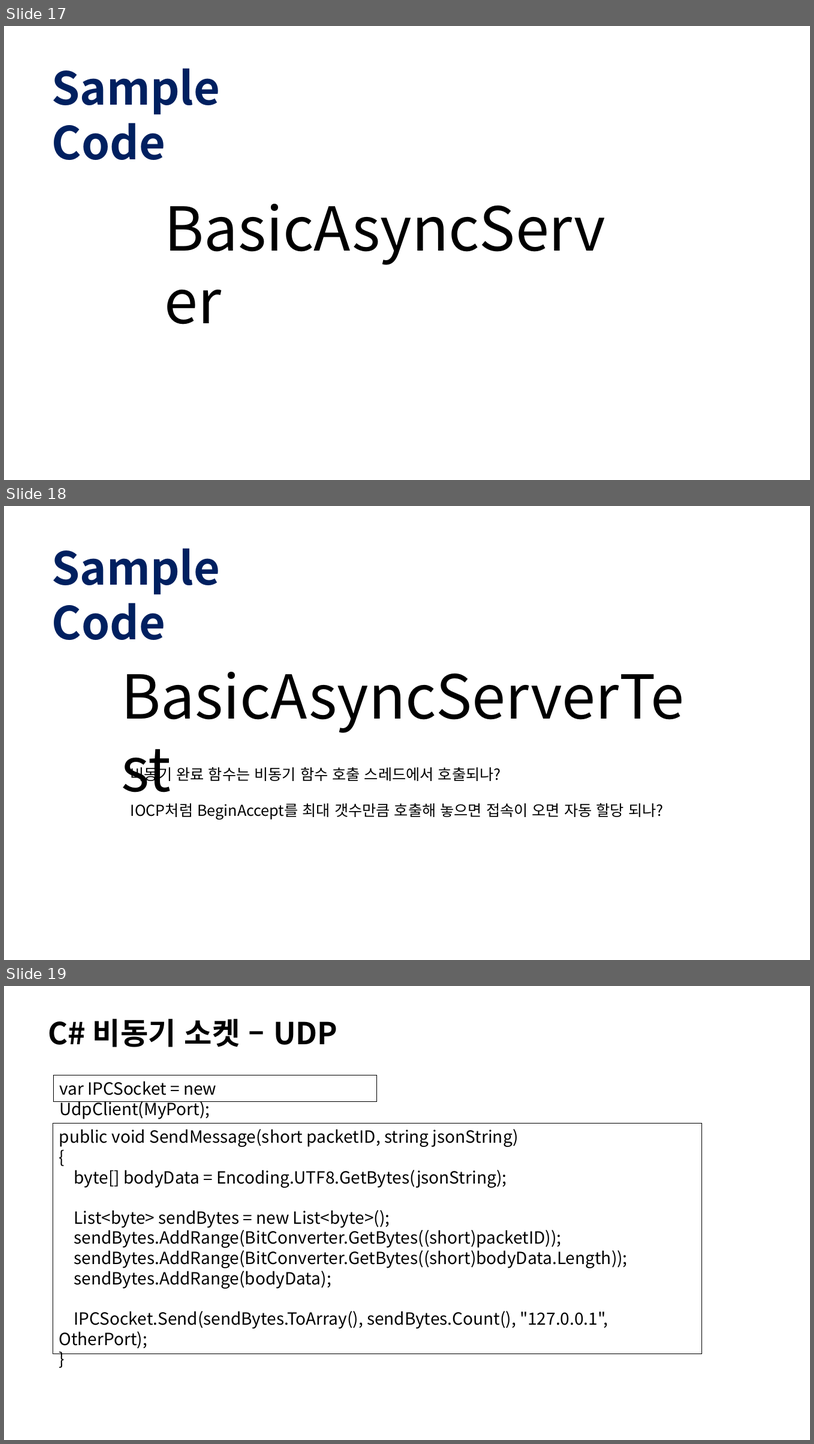
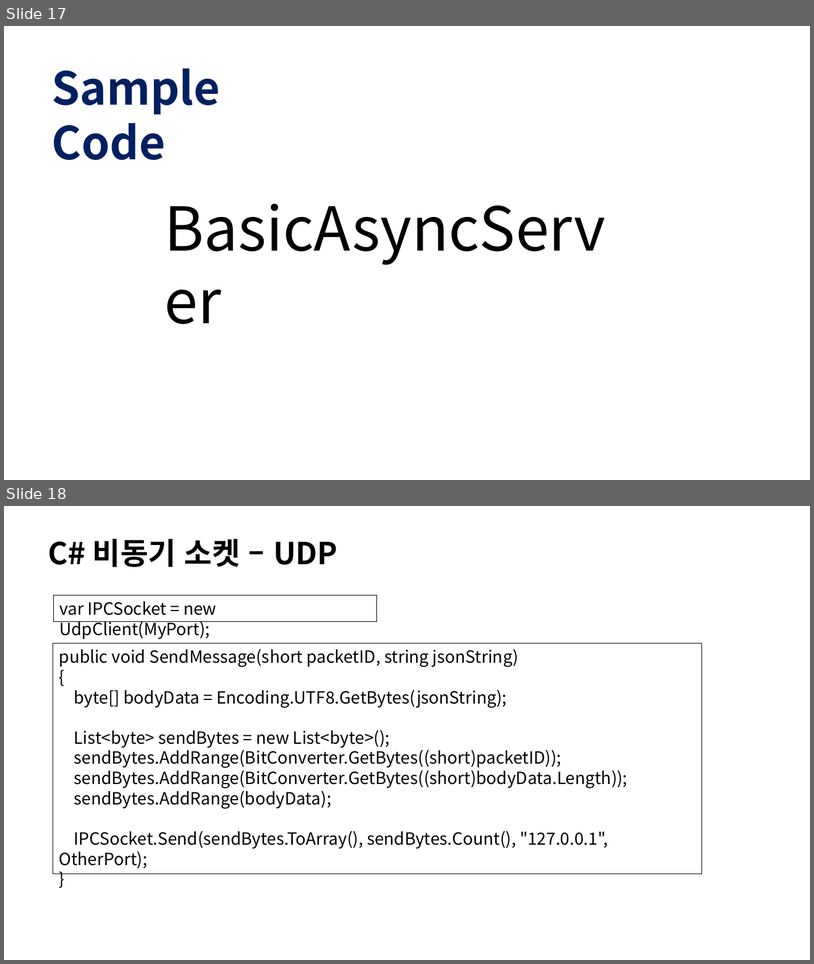
Before and after one commit to jacking75/edu_CSharpNetworkProgramming, a slide deck: Docs/02 CSharp 비동기 네트워크 프로그래밍.pptx. Shown one above the other, each under a label of ours: slides 17, 18 and 19 before the commit, slides 17 and 18 after it. The pictures are 814x1444 and 814x964 pixels, drawn with LibreOffice and Linux fonts; fonts in the diff are those of the drawing. Boxes give left, top, right and bottom in pixels: in the first picture for what was removed or moved away, otherwise in the second. Text is boxed around its words. In the diff, an @@ line names an element or a change of style, - is before the commit and + after.

```diff
--- a/Docs/02 CSharp 비동기 네트워크 프로그래밍.pptx
+++ b/Docs/02 CSharp 비동기 네트워크 프로그래밍.pptx
@@ slide 18 removed at <box>4,506,810,960</box>, background #FFFFFF @@
@@ text removed at <box>51,548,220,640</box> @@
-Sample Code
@@ text removed at <box>116,655,706,735</box> @@
-BasicAsyncServerTest
@@ text removed at <box>131,764,663,819</box> @@
-비동기 완료 함수는 비동기 함수 호출 스레드에서 호출되나?
-IOCP처럼 BeginAccept를 최대 갯수만큼 호출해 놓으면 접속이 오면 자동 할당 되나?
@@ what was slide 19 is now slide 18 @@
```
Also in this commit, not shown: 7 other slides removed, 20 other files.
